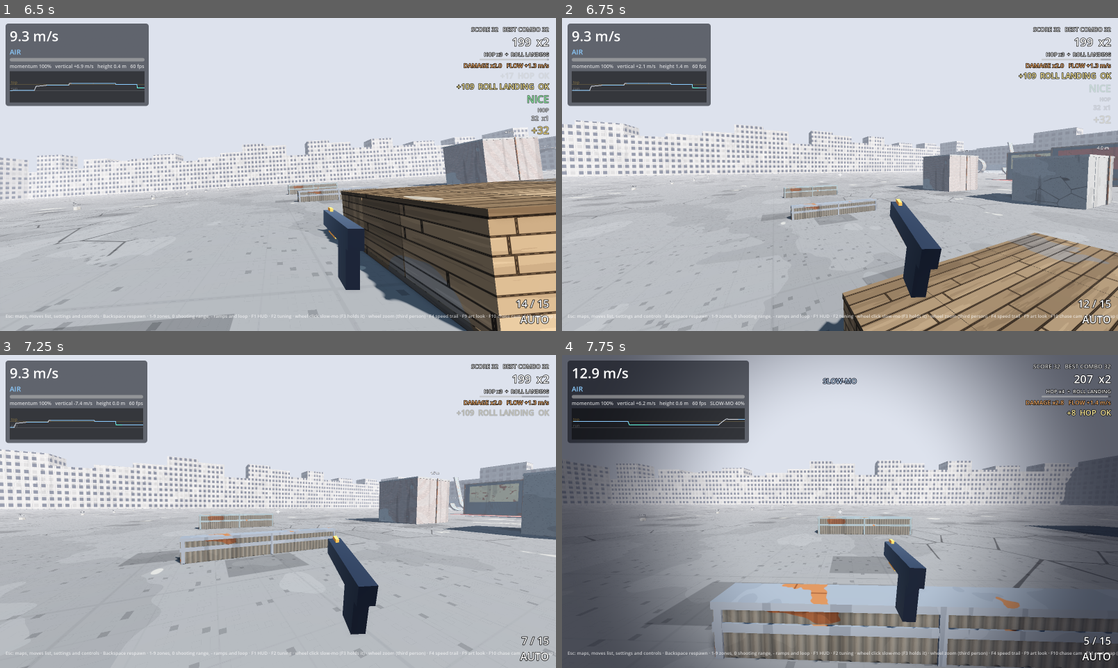
Above: before the commit, frames 1-4 (two rows, left to right).
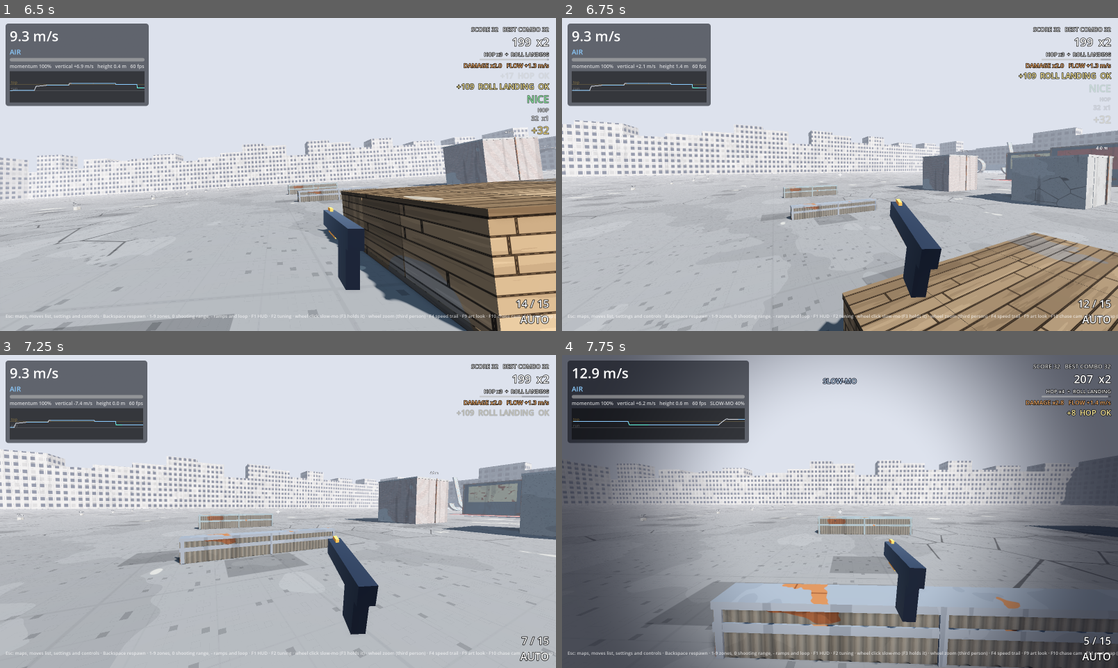
Above: after the commit, the same moments.

Repository: daxtinenichols/trickshot
Game: Godot game, scene res://levels/sandbox.tscn
Two runs of this game, one before a commit and one after it. Both use one fixed random seed, a clock stepped at 60 frames per second and the inputs below.
Inputs (mouse positions are in pixels of both pictures, inside the frame that each line leads up to):
- Up to frame 1 (6.5 s): tap Enter at 0.5 s; move the mouse to (305, 174) at 0.52 s; hold Right mouse button (aim) 0.53-1.28 s; hold W (move_forward) 0.53-5.78 s; tap Space (jump) at 0.77, 1.07, 1.52, 1.82, 2.85, 3.02, 3.32, 3.77, 4.07, 4.52, 4.82, 5.3, 6.02, 6.32 s; click (305, 174) at 0.8 s; move the mouse to (250, 174) at 1.27 s; click (250, 174) at 1.35 s; tap F (kick) at 1.55, 2.1, 4.55 s; move the mouse to (289, 168) at 2.02 s; hold Space (jump) 2.03-2.78 s; click (289, 168) at 2.17 s; move the mouse to (272, 180) at 2.77 s; click (272, 180) at 2.92 s; right-click (272, 180) at 3.05 s; move the mouse to (316, 177) at 3.52 s; hold Right mouse button (aim) 3.53-4.28 s; click (316, 177) at 3.8 s; tap R (reload) at 4.15 s; move the mouse to (233, 171) at 4.27 s; tap Ctrl (crouch) at 4.35 s; click (233, 171) at 4.42 s; move the mouse to (283, 174) at 5.02 s; press the mouse at (283, 174) at 5.03 s; move the mouse to (255, 168) at 5.77 s; release the mouse at (255, 168) at 5.78 s; hold E (lean_right) from 5.78 s (still down); tap B (fire_mode) at 5.85 s; click (255, 168) at 5.92 s; right-click (255, 168) at 6.05 s
- Up to frame 2 (6.75 s): move the mouse to (867, 174) at 6.52 s; release E (lean_right) at 6.53 s; press the mouse at (867, 174) at 6.53 s; hold W (move_forward) from 6.53 s (still down); tap F (kick) at 6.6 s
- Up to frame 3 (7.25 s): keep holding W (move_forward); tap Space (jump) at 6.77, 7.07 s
- Up to frame 4 (7.75 s): keep holding W (move_forward); move the mouse to (812, 511) at 7.27 s; release the mouse at (812, 511) at 7.28 s; tap Middle mouse button (slow_mo) at 7.35 s; click (812, 511) at 7.42 s; tap Space (jump) at 7.52 s; tap F (kick) at 7.55 s

Frame 1 is identical in both runs. In frame 2, 3.0% of the frame differs, in the area x 0-100%, y 32-100%; in frame 3, 2.4%; in frame 4, 1.0%.

Commit message:
One-shot headshots on every normal enemy, zero bloom on the gun
Enemy.one_shot_headshot (on by default, off for Juno and the Host) makes any
headshot lethal through helmets, armor, falloff and combo scaling. The pistol
loses spread and bloom entirely and fires along the head ray without the
recoil kick, so held full auto stays on target.

Co-Authored-By: Claude Opus 5.5 (1M context) <noreply@anthropic.com>
Claude-Session: https://claude.ai/code/session_01Cu86oK8K6nCp4iuaMXvyyc

Diff:
--- a/enemies/enemy.gd
+++ b/enemies/enemy.gd
@@ -50,6 +50,10 @@
 ## A kick knocks it flat on its back for this long (s), getting up at the
 ## end (the last GET_UP_TIME). 0: too heavy to knock over, it only staggers.
 @export var knockdown_time := 1.5
+## Any headshot kills outright, whatever the gun's damage, falloff, combo or
+## armor (Dax: every normal enemy dies to one headshot). Bosses and story
+## characters turn this off.
+@export var one_shot_headshot := true
 ## A headshot that doesn't kill makes it flinch for this long (s),
 ## interrupting whatever it was doing.
 @export var headshot_flinch := 0.45
@@ -296,6 +300,9 @@
 	if is_dead:
 		return false
 	hits_taken += 1
+	if one_shot_headshot and info.get("zone", &"body") == &"head" and float(info.get("damage", 0.0)) < health:
+		info = info.duplicate()
+		info.damage = health
 	health -= float(info.get("damage", 0.0))
 	_flash = 1.0
 	_bar_show = 3.0
--- a/enemies/host_boss.gd
+++ b/enemies/host_boss.gd
@@ -56,6 +56,7 @@
 func _ready() -> void:
 	super()
 	max_health = 1000.0
+	one_shot_headshot = false
 	health = max_health
 	# He's a showman, not a soldier: quick to aim, a light carbine.
 	windup = 0.75
--- a/enemies/juno.gd
+++ b/enemies/juno.gd
@@ -37,6 +37,7 @@
 func _ready() -> void:
 	super()
 	max_health = 420.0
+	one_shot_headshot = false
 	health = max_health
 	move_speed = 8.0
 	windup = 0.65
--- a/player/player.gd
+++ b/player/player.gd
@@ -2426,6 +2426,12 @@
 	return Vector2(_kick_pitch, _kick_yaw)
 
 
+## Where a shot goes: the first-person head ray without the recoil kick
+## (the kick is camera feel only), so held fire never drifts off target.
+func shot_direction() -> Vector3:
+	return (head.global_basis.orthonormalized() * Basis(Vector3.RIGHT, -_kick_pitch) * Vector3.FORWARD).normalized()
+
+
 ## What the player is doing right now, for style bonuses on shots
 ## (airborne headshot, mid-flip, while wallrunning...).
 func shot_tags() -> Array[StringName]:
--- a/tests/test_enemies.gd
+++ b/tests/test_enemies.gd
@@ -109,13 +109,10 @@
 	await w.step(2)
 	await _shoot(r.global_position + Vector3(0, 1.0, 0))
 	check(hits.size() == 1 and hits[0].zone == &"body" and hits[0].target == r, "chest shot hits the body zone")
+	check(not r.is_dead, "a body shot doesn't kill (%.0f hp left)" % r.health)
 	await _shoot(r.head_position())
 	check(hits.size() == 2 and hits[1].zone == &"head", "head shot hits the head zone")
-	if hits.size() == 2:
-		check(hits[1].damage > hits[0].damage * 2.0, "headshots hit much harder")
-	check(not r.is_dead, "one head and one body shot don't kill (%.0f hp left)" % r.health)
-	await _shoot(r.head_position())
-	check(r.is_dead and hits.size() == 3 and hits[2].killed, "a second headshot kills")
+	check(r.is_dead and hits.size() == 2 and hits[1].killed, "one headshot kills")
 
 
 func test_mutant_head_is_readable_and_forward() -> void:
@@ -128,8 +125,7 @@
 	check((m.head_position() - m.global_position).dot(m.forward()) > 0.2, "head sits ahead of the body")
 	await _shoot(m.head_position())
 	check(hits.size() == 1 and hits[0].zone == &"head", "head zone hit")
-	await _shoot(m.head_position())
-	check(m.is_dead, "two headshots kill a mutant")
+	check(m.is_dead, "one headshot kills a mutant")
 
 
 func test_kill_finishes_the_combo_on_the_kill() -> void:
@@ -141,7 +137,7 @@
 	c.finished.connect(func(s: Dictionary) -> void: summaries.append(s))
 	var r := _raider(Vector3(0, 0, -12), false)
 	await w.step(2)
-	await _shoot(r.head_position())
+	await _shoot(r.global_position + Vector3(0, 1.0, 0))
 	c.on_trick(&"slide", {})  # keep a combo going between the shots
 	await _shoot(r.head_position())
 	check(r.is_dead, "raider down")
@@ -250,6 +246,7 @@
 	var r := _raider(Vector3(0, 0, -12))
 	r.max_health = 1000.0
 	r.health = 1000.0
+	r.one_shot_headshot = false
 	var ok := await w.step_until(func() -> bool: return r.is_aiming() and r.state_time > 0.2, 200)
 	check(ok, "raider started aiming")
 	await _shoot(r.head_position())
@@ -485,6 +482,7 @@
 	check_near(r.health, r.max_health - r.kick_damage, 0.5, "kick damage")
 	check(r.is_knocked_down(), "knocked down")
 	r.health = 1000.0  # so the headshot below doesn't kill it
+	r.one_shot_headshot = false
 	await w.step(20)
 	check(r.global_position.z < -1.8, "sent flying back (%.2f)" % r.global_position.z)
 	check(r.head_position().y < standing_head - 1.0, "lying down: the head zone is on the floor (%.2f)" % r.head_position().y)
--- a/tests/test_enemy_types.gd
+++ b/tests/test_enemy_types.gd
@@ -161,12 +161,32 @@
 func test_trooper_helmet_takes_one_headshot() -> void:
 	await _setup()
 	var t := _make("trooper", Vector3(0, 0, -12), false, true)
+	t.one_shot_headshot = false
 	await w.step(2)
 	await _shoot(t.head_position())
 	check(hits.size() == 1 and hits[0].zone == &"head", "first headshot hits the head")
 	check(not t.is_dead and not t.helmet, "it knocks the helmet off without killing")
 	await _shoot(t.head_position())
 	check(t.is_dead, "the second headshot kills")
+
+
+## Dax: every normal enemy dies to one headshot, through helmets, armor and
+## falloff, even with a weak shot. Bosses don't.
+func test_one_headshot_kills_every_normal_enemy() -> void:
+	await _setup()
+	var x := -12.0
+	for type in TYPES:
+		var e := _make(type, Vector3(x, 0, -30), false)
+		x += 3.0
+		await w.step(1)
+		var killed := e.take_hit({"zone": &"head", "damage": 1.0, "direction": Vector3.FORWARD})
+		if type == "juno":
+			check(not killed and not e.is_dead, "juno is a boss: a headshot doesn't kill her")
+		else:
+			check(killed and e.is_dead, "%s dies to one headshot" % type)
+	var b := _make("raider", Vector3(0, 0, -30), false)
+	var plain := b.take_hit({"zone": &"body", "damage": 1.0, "direction": Vector3.FORWARD})
+	check(not plain and not b.is_dead, "a body shot still does normal damage")
 
 
 func test_trooper_armor_soaks_body_shots() -> void:
--- a/tests/test_weapons.gd
+++ b/tests/test_weapons.gd
@@ -220,17 +220,22 @@
 		check(&"fast" in hits[0].tags, "fast shot is tagged")
 
 
-func test_spam_blooms_and_recovers() -> void:
-	await _setup()
-	var gun := _gun()
-	var s0 := gun.current_spread()
+func test_full_auto_has_no_bloom() -> void:
+	await _setup()
+	var gun := _gun()
+	gun.aim_assist = 0.0
+	var t := _target(Vector3(0, 0, -30))
+	t.max_health = 1.0e9
+	t.health = t.max_health
+	await w.step(2)
+	_aim(_head(t))
 	gun.full_auto = true
 	gun.trigger_held = true
-	await w.step(30)
+	await w.step(60)
 	gun.trigger_held = false
-	check(gun.current_spread() > s0 + 1.0, "holding the trigger blooms the spread")
-	await w.step(40)
-	check_near(gun.current_spread(), s0, 0.01, "spread recovers once you stop")
+	check(hits.size() >= 8, "held full auto for a second (%d hits)" % hits.size())
+	var heads := hits.filter(func(h: Dictionary) -> bool: return h.zone == &"head").size()
+	check(heads == hits.size(), "every shot lands on the head at 30 m: no spread, no bloom (%d of %d)" % [heads, hits.size()])
 
 
 func test_recoil_kicks_view_without_moving_aim() -> void:
--- a/weapons/pistol.gd
+++ b/weapons/pistol.gd
@@ -1,10 +1,11 @@
 class_name Pistol
 extends Node3D
 ## Hitscan test pistol: semi-auto or full-auto, headshots, damage falloff,
-## bloom, recoil, reload, aim down sights. Lives under the player's camera.
+## recoil, reload, aim down sights. Lives under the player's camera.
 ##
-## Accuracy philosophy: the first shot always goes exactly where the crosshair
-## is, even mid-flip at full speed. Spamming blooms; controlled fire doesn't.
+## No spread and no bloom: every shot goes exactly along the first-person
+## head ray, even mid-flip at full speed or holding full auto. Recoil kicks
+## the camera for feel but never moves where shots land.
 
 signal fired(ammo: int)
 ## Every shot, for muzzle flashes, tracers, impacts and sound: the world
@@ -58,11 +59,9 @@
 
 var _cooldown := 0.0
 var _reload_left := 0.0
-var _bloom := 0.0
-var _since_shot := 999.0
 var _await_release := false
 var _rng := RandomNumberGenerator.new()
-## Looks only (recoil roll), so it never shifts the spread's random sequence.
+## Looks only (recoil roll), so it never shifts the recoil yaw sequence.
 var _fx_rng := RandomNumberGenerator.new()
 var _builtin: Node3D
 ## Gun recoil spring: 0 at rest, about 1 at the peak of a shot's kick.
@@ -133,9 +132,6 @@
 
 func tick(delta: float) -> void:
 	_cooldown = maxf(_cooldown - delta, 0.0)
-	_since_shot += delta
-	if _since_shot >= stats.bloom_recovery_delay:
-		_bloom = maxf(_bloom - stats.bloom_recovery * delta, 0.0)
 	aim_blend = move_toward(aim_blend, 1.0 if aim_held and not is_reloading() else 0.0, delta / stats.aim_time)
 	if player:
 		player.aim_zoom = aim_blend
@@ -172,25 +168,11 @@
 	reload_started.emit()
 
 
-func current_spread() -> float:
-	var speed_frac := clampf(player.horizontal_speed() / player.tuning.top_speed, 0.0, 1.0) if player else 0.0
-	return lerpf(stats.hip_spread, stats.aim_spread, aim_blend) + _bloom + stats.move_spread * speed_frac
-
-
 func _fire() -> void:
 	ammo -= 1
 	shots_fired += 1
-	_since_shot = 0.0
 	_cooldown = 1.0 / (stats.auto_rate if full_auto else stats.semi_max_rate)
-	# First shot after the gun has settled is perfectly accurate.
-	var spread := 0.0 if _bloom < 0.05 else current_spread()
-	var basis := camera.global_transform.basis
-	var dir := -basis.z
-	if spread > 0.0:
-		var angle := deg_to_rad(spread) * sqrt(_rng.randf())
-		var around := _rng.randf() * TAU
-		dir = (dir + (basis.x * cos(around) + basis.y * sin(around)) * tan(angle)).normalized()
-	_bloom = minf(_bloom + stats.bloom_per_shot, stats.max_bloom)
+	var dir := player.shot_direction() if player else -camera.global_transform.basis.z
 	if player:
 		player.add_view_kick(deg_to_rad(stats.recoil_pitch), deg_to_rad(_rng.randf_range(-stats.recoil_yaw, stats.recoil_yaw)), stats.recoil_recovery,
 			deg_to_rad(_fx_rng.randf_range(-stats.recoil_roll, stats.recoil_roll)), stats.fov_punch)
--- a/weapons/weapon_stats.gd
+++ b/weapons/weapon_stats.gd
@@ -20,20 +20,6 @@
 @export_range(1.0, 30.0, 0.5) var auto_rate := 11.0
 @export_range(1, 100, 1) var magazine := 15
 @export_range(0.1, 5.0, 0.05) var reload_time := 1.25
-
-@export_group("Accuracy (degrees)")
-## The first shot always goes exactly where the crosshair is.
-@export_range(0.0, 5.0, 0.01) var hip_spread := 0.35
-@export_range(0.0, 5.0, 0.01) var aim_spread := 0.0
-## Spread added per shot fired in quick succession, and its cap.
-@export_range(0.0, 3.0, 0.01) var bloom_per_shot := 0.45
-@export_range(0.0, 10.0, 0.1) var max_bloom := 3.0
-## Bloom recovered per second, once you haven't fired for recovery_delay.
-## Full auto fires faster than the delay, so held fire keeps blooming.
-@export_range(0.0, 30.0, 0.5) var bloom_recovery := 7.0
-@export_range(0.0, 1.0, 0.01) var bloom_recovery_delay := 0.12
-## Extra spread at top movement speed (kept small: moving shots should land).
-@export_range(0.0, 5.0, 0.01) var move_spread := 0.25
 
 @export_group("Aim help (degrees, at full strength)")
 ## A shot that would miss bends onto a target whose hitbox centre is within
Not shown, changed: docs/enemies.md
